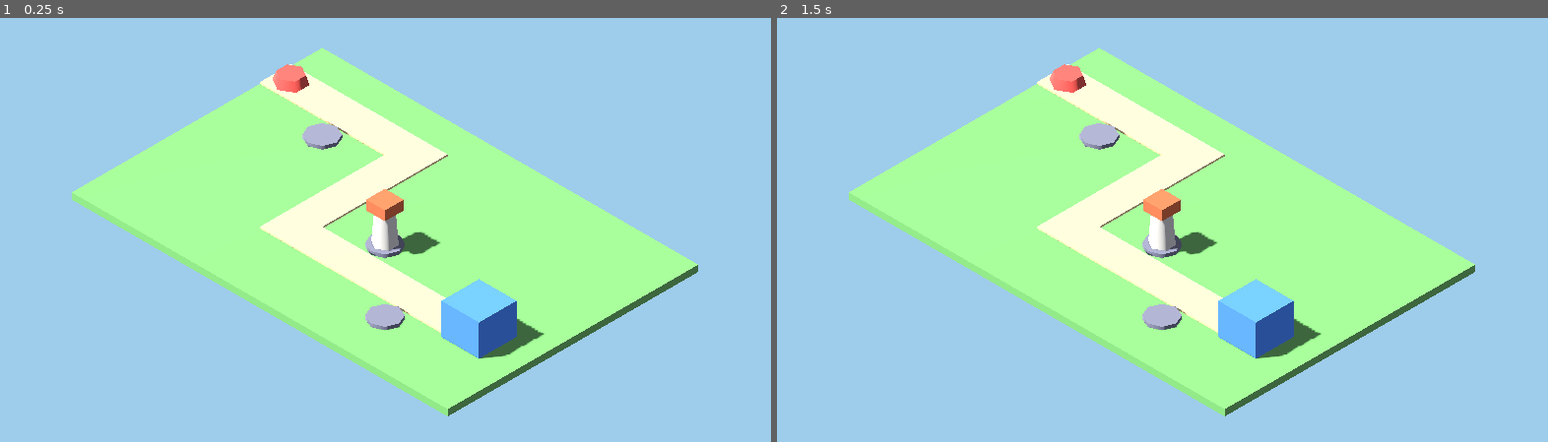
Above: before the commit, frames 1-2 (left to right).
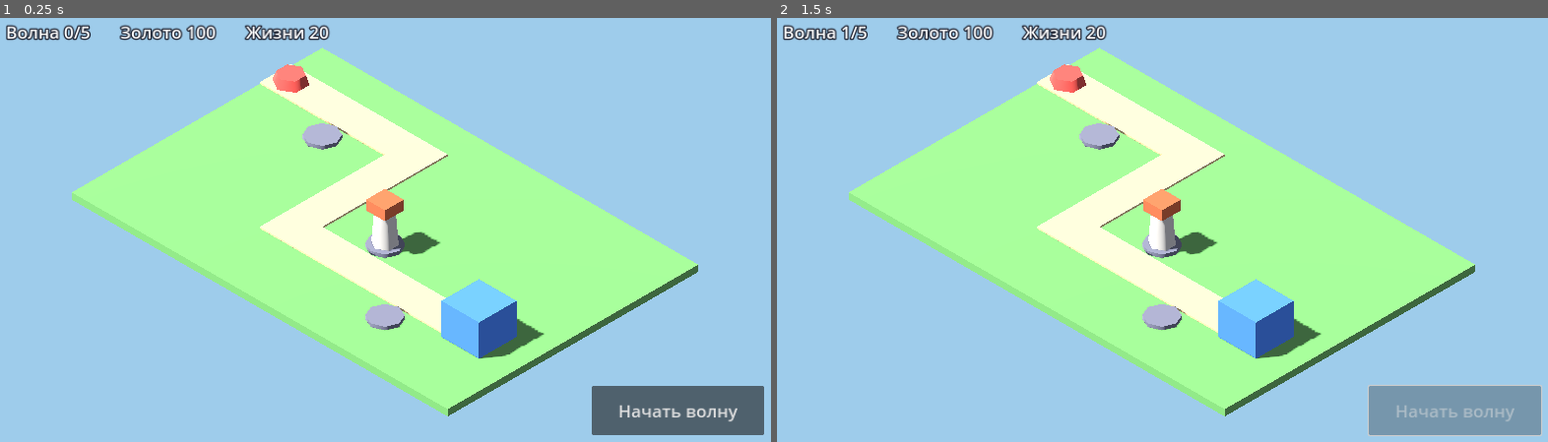
Above: after the commit, the same moments.

Repository: glebanya13/tinyguard
Game: Godot game, scene res://scenes/main.tscn
The game is run twice, just before and just after one commit, with the same random seed, the same clock (stepped at 60 frames per second) and the same inputs.
Inputs (mouse positions are in pixels of both pictures, inside the frame that each line leads up to):
- Up to frame 1 (0.25 s): no input
- Up to frame 2 (1.5 s): click (1455, 412) at 0.5 s, where only the run after the commit has a clickable "Начать волну"; tap Enter at 1.25 s

The runs differ from the first frame. In frame 1, 3.6% of the frame differs, in the area x 0-100%, y 1-99%; in frame 2, 3.7%.
Error after the commit: Cannot call method 'add_child' on a null value. (res://scripts/wave_manager.gd:88)

Commit message:
Add minimal tower defense loop: enemies, waves, tower, game state
- Enemy (PathFollow3D) walks Level/EnemyPath, has health and a
  billboard health bar, frees itself on death or on reaching the base.
- WaveManager spawns waves from a WaveConfig resource (count and health
  grow per wave) and refuses to start a wave while one is active.
- Placeholder tower targets the nearest enemy in range and fires homing
  projectiles that deal damage on hit.
- GameState tracks gold and lives; HUD shows wave, gold, lives and a
  start-wave button; main.gd wires the systems with signals.
- Docs: technical design and roadmap updated to the implementation.

Not yet run in Godot; verified with static checks only.

Co-Authored-By: Claude Opus 5.5 <noreply@anthropic.com>
Claude-Session: https://claude.ai/code/session_01Jn6C1T23zeB4fAt7EFLmDy

Diff:
--- /dev/null
+++ b/resources/waves_level_01.tres
@@ -0,0 +1,17 @@
+[gd_resource type="Resource" script_class="WaveConfig" load_steps=2 format=3]
+
+[ext_resource type="Script" path="res://scripts/wave_config.gd" id="1_wave_config"]
+
+[resource]
+script = ExtResource("1_wave_config")
+wave_count = 5
+first_wave_delay = 3.0
+time_between_waves = 5.0
+spawn_interval = 1.6
+base_enemy_count = 5
+enemy_count_step = 1
+base_enemy_health = 30.0
+enemy_health_growth = 1.2
+enemy_speed = 1.2
+enemy_reward = 5
+enemy_base_damage = 1
--- /dev/null
+++ b/scenes/enemy.tscn
@@ -0,0 +1,38 @@
+[gd_scene load_steps=6 format=3]
+
+[ext_resource type="Script" path="res://scripts/enemy.gd" id="1_enemy"]
+
+[sub_resource type="StandardMaterial3D" id="mat_enemy"]
+albedo_color = Color(0.84, 0.32, 0.28, 1)
+roughness = 0.9
+
+[sub_resource type="SphereMesh" id="mesh_body"]
+material = SubResource("mat_enemy")
+radius = 0.25
+height = 0.4
+radial_segments = 8
+rings = 4
+
+[sub_resource type="StandardMaterial3D" id="mat_health"]
+shading_mode = 0
+albedo_color = Color(0.42, 0.85, 0.36, 1)
+billboard_mode = 1
+billboard_keep_scale = true
+
+[sub_resource type="QuadMesh" id="mesh_health"]
+material = SubResource("mat_health")
+size = Vector2(0.6, 0.08)
+
+[node name="Enemy" type="PathFollow3D"]
+rotation_mode = 1
+loop = false
+script = ExtResource("1_enemy")
+
+[node name="Body" type="MeshInstance3D" parent="."]
+transform = Transform3D(1, 0, 0, 0, 1, 0, 0, 0, 1, 0, 0.2, 0)
+mesh = SubResource("mesh_body")
+
+[node name="HealthBar" type="MeshInstance3D" parent="."]
+transform = Transform3D(1, 0, 0, 0, 1, 0, 0, 0, 1, 0, 0.65, 0)
+cast_shadow = 0
+mesh = SubResource("mesh_health")
--- a/scenes/main.tscn
+++ b/scenes/main.tscn
@@ -1,6 +1,13 @@
-[gd_scene load_steps=19 format=3]
+[gd_scene load_steps=27 format=3]
 
 [ext_resource type="Script" path="res://scripts/main.gd" id="1_main"]
+[ext_resource type="Script" path="res://scripts/tower.gd" id="2_tower"]
+[ext_resource type="PackedScene" path="res://scenes/projectile.tscn" id="3_projectile"]
+[ext_resource type="Script" path="res://scripts/game_state.gd" id="4_game_state"]
+[ext_resource type="Script" path="res://scripts/wave_manager.gd" id="5_wave_manager"]
+[ext_resource type="Resource" path="res://resources/waves_level_01.tres" id="6_waves"]
+[ext_resource type="PackedScene" path="res://scenes/enemy.tscn" id="7_enemy"]
+[ext_resource type="PackedScene" path="res://ui/hud.tscn" id="8_hud"]
 
 [sub_resource type="Environment" id="env_main"]
 background_mode = 1
@@ -85,6 +92,13 @@
 material = SubResource("mat_roof")
 size = Vector3(0.6, 0.3, 0.6)
 
+[sub_resource type="Curve3D" id="curve_enemy_path"]
+_data = {
+"points": PackedVector3Array(0, 0, 0, 0, 0, 0, -5.5, 0.05, -2.5, 0, 0, 0, 0, 0, 0, -1.5, 0.05, -2.5, 0, 0, 0, 0, 0, 0, -1.5, 0.05, 1.5, 0, 0, 0, 0, 0, 0, 3.9, 0.05, 1.5),
+"tilts": PackedFloat32Array(0, 0, 0, 0)
+}
+point_count = 4
+
 [node name="Main" type="Node3D"]
 script = ExtResource("1_main")
 
@@ -144,6 +158,8 @@
 
 [node name="PlaceholderTower" type="Node3D" parent="Level"]
 transform = Transform3D(1, 0, 0, 0, 1, 0, 0, 0, 1, 0.5, 0.1, 0.5)
+script = ExtResource("2_tower")
+projectile_scene = ExtResource("3_projectile")
 
 [node name="Body" type="MeshInstance3D" parent="Level/PlaceholderTower"]
 transform = Transform3D(1, 0, 0, 0, 1, 0, 0, 0, 1, 0, 0.45, 0)
@@ -152,3 +168,17 @@
 [node name="Head" type="MeshInstance3D" parent="Level/PlaceholderTower"]
 transform = Transform3D(1, 0, 0, 0, 1, 0, 0, 0, 1, 0, 1.05, 0)
 mesh = SubResource("mesh_tower_head")
+
+[node name="EnemyPath" type="Path3D" parent="Level"]
+curve = SubResource("curve_enemy_path")
+
+[node name="GameState" type="Node" parent="."]
+script = ExtResource("4_game_state")
+
+[node name="WaveManager" type="Node" parent="."]
+script = ExtResource("5_wave_manager")
+config = ExtResource("6_waves")
+enemy_scene = ExtResource("7_enemy")
+enemy_path = NodePath("../Level/EnemyPath")
+
+[node name="HUD" parent="." instance=ExtResource("8_hud")]
--- /dev/null
+++ b/scenes/projectile.tscn
@@ -0,0 +1,21 @@
+[gd_scene load_steps=4 format=3]
+
+[ext_resource type="Script" path="res://scripts/projectile.gd" id="1_projectile"]
+
+[sub_resource type="StandardMaterial3D" id="mat_projectile"]
+shading_mode = 0
+albedo_color = Color(1, 0.86, 0.35, 1)
+
+[sub_resource type="SphereMesh" id="mesh_projectile"]
+material = SubResource("mat_projectile")
+radius = 0.08
+height = 0.16
+radial_segments = 6
+rings = 3
+
+[node name="Projectile" type="Node3D"]
+script = ExtResource("1_projectile")
+
+[node name="Mesh" type="MeshInstance3D" parent="."]
+cast_shadow = 0
+mesh = SubResource("mesh_projectile")
--- /dev/null
+++ b/scripts/enemy.gd
@@ -0,0 +1,63 @@
+class_name Enemy
+extends PathFollow3D
+## Walks along the parent Path3D towards the base. Reports death and
+## reaching the base through signals and frees itself in both cases.
+
+signal died(reward: int)
+signal reached_base(damage: int)
+
+const GROUP := &"enemies"
+## Progress ratio treated as "arrived" (avoids float equality at the end).
+const ARRIVAL_RATIO := 0.999
+## Height of the point projectiles aim at, relative to the path.
+const AIM_HEIGHT := 0.25
+
+@export var max_health: float = 30.0
+## Movement speed in metres per second along the path.
+@export var speed: float = 1.2
+@export var reward: int = 5
+@export var base_damage: int = 1
+
+var health: float = 0.0
+
+var _is_dead: bool = false
+
+@onready var _health_bar: MeshInstance3D = $HealthBar
+
+
+func _ready() -> void:
+	health = max_health
+	add_to_group(GROUP)
+
+
+func _process(delta: float) -> void:
+	if _is_dead:
+		return
+	progress += speed * delta
+	if progress_ratio >= ARRIVAL_RATIO:
+		_remove()
+		reached_base.emit(base_damage)
+
+
+func take_damage(amount: float) -> void:
+	if _is_dead:
+		return
+	health = maxf(health - amount, 0.0)
+	_health_bar.scale.x = health / max_health
+	if health <= 0.0:
+		_remove()
+		died.emit(reward)
+
+
+func is_alive() -> bool:
+	return not _is_dead
+
+
+func get_aim_point() -> Vector3:
+	return global_position + Vector3.UP * AIM_HEIGHT
+
+
+func _remove() -> void:
+	_is_dead = true
+	remove_from_group(GROUP)
+	queue_free()
--- /dev/null
+++ b/scripts/game_state.gd
@@ -0,0 +1,41 @@
+class_name GameState
+extends Node
+## Gold and lives of the current level. Emits signals on every change.
+
+signal gold_changed(gold: int)
+signal lives_changed(lives: int)
+signal defeated
+
+@export var starting_gold: int = 100
+@export var starting_lives: int = 20
+
+var gold: int = 0
+var lives: int = 0
+var is_defeated: bool = false
+
+
+func _ready() -> void:
+	reset()
+
+
+func reset() -> void:
+	gold = starting_gold
+	lives = starting_lives
+	is_defeated = false
+	gold_changed.emit(gold)
+	lives_changed.emit(lives)
+
+
+func add_gold(amount: int) -> void:
+	gold += amount
+	gold_changed.emit(gold)
+
+
+func lose_lives(amount: int) -> void:
+	if is_defeated:
+		return
+	lives = maxi(lives - amount, 0)
+	lives_changed.emit(lives)
+	if lives == 0:
+		is_defeated = true
+		defeated.emit()
--- /dev/null
+++ b/scripts/hud.gd
@@ -0,0 +1,37 @@
+class_name Hud
+extends CanvasLayer
+## Wave, gold and lives readouts plus the "start wave" button.
+
+signal start_wave_pressed
+
+@onready var _wave_label: Label = $TopBar/WaveLabel
+@onready var _gold_label: Label = $TopBar/GoldLabel
+@onready var _lives_label: Label = $TopBar/LivesLabel
+@onready var _start_button: Button = $StartWaveButton
+@onready var _message_label: Label = $MessageLabel
+
+
+func _ready() -> void:
+	_start_button.pressed.connect(start_wave_pressed.emit)
+	_message_label.hide()
+
+
+func set_wave(wave: int, total: int) -> void:
+	_wave_label.text = "Волна %d/%d" % [wave, total]
+
+
+func set_gold(gold: int) -> void:
+	_gold_label.text = "Золото %d" % gold
+
+
+func set_lives(lives: int) -> void:
+	_lives_label.text = "Жизни %d" % lives
+
+
+func set_start_enabled(enabled: bool) -> void:
+	_start_button.disabled = not enabled
+
+
+func show_message(text: String) -> void:
+	_message_label.text = text
+	_message_label.show()
--- a/scripts/main.gd
+++ b/scripts/main.gd
@@ -1,7 +1,49 @@
 extends Node3D
-## Root of the starter scene. Holds no game logic yet: the map is static
-## primitives so the project opens and renders without external assets.
+## Root of the level: wires game systems together through their signals.
+
+@onready var _game_state: GameState = $GameState
+@onready var _wave_manager: WaveManager = $WaveManager
+@onready var _hud: Hud = $HUD
 
 
 func _ready() -> void:
-	print("Tinyguard: main scene ready")
+	_game_state.gold_changed.connect(_hud.set_gold)
+	_game_state.lives_changed.connect(_hud.set_lives)
+	_game_state.defeated.connect(_on_defeated)
+
+	_wave_manager.enemy_killed.connect(_game_state.add_gold)
+	_wave_manager.enemy_reached_base.connect(_game_state.lose_lives)
+	_wave_manager.wave_started.connect(_on_wave_started)
+	_wave_manager.wave_cleared.connect(_on_wave_cleared)
+	_wave_manager.all_waves_cleared.connect(_on_all_waves_cleared)
+
+	_hud.start_wave_pressed.connect(_wave_manager.start_next_wave)
+
+	# GameState emitted its initial values before these connections existed.
+	_hud.set_gold(_game_state.gold)
+	_hud.set_lives(_game_state.lives)
+	_hud.set_wave(0, _wave_manager.get_total_waves())
+	_wave_manager.schedule_next_wave(_wave_manager.config.first_wave_delay)
+
+
+func _on_wave_started(wave: int, total: int) -> void:
+	_hud.set_wave(wave, total)
+	_hud.set_start_enabled(false)
+
+
+func _on_wave_cleared(_wave: int) -> void:
+	_hud.set_start_enabled(_wave_manager.has_next_wave())
+
+
+func _on_all_waves_cleared() -> void:
+	if _game_state.is_defeated:
+		return
+	_hud.show_message("Победа!")
+	get_tree().paused = true
+
+
+func _on_defeated() -> void:
+	_wave_manager.stop()
+	_hud.set_start_enabled(false)
+	_hud.show_message("Поражение")
+	get_tree().paused = true
--- /dev/null
+++ b/scripts/projectile.gd
@@ -0,0 +1,28 @@
+class_name Projectile
+extends Node3D
+## Homing projectile: flies towards its target and deals damage on arrival.
+## Disappears if the target dies or leaves the tree before the hit.
+
+@export var speed: float = 10.0
+@export var hit_distance: float = 0.15
+
+var _target: Enemy = null
+var _damage: float = 0.0
+
+
+func launch(target: Enemy, damage: float) -> void:
+	_target = target
+	_damage = damage
+
+
+func _process(delta: float) -> void:
+	if not is_instance_valid(_target) or not _target.is_alive():
+		queue_free()
+		return
+	var to_target: Vector3 = _target.get_aim_point() - global_position
+	var step: float = speed * delta
+	if to_target.length() <= maxf(step, hit_distance):
+		_target.take_damage(_damage)
+		queue_free()
+		return
+	global_position += to_target.normalized() * step
--- /dev/null
+++ b/scripts/tower.gd
@@ -0,0 +1,53 @@
+class_name Tower
+extends Node3D
+## Shoots projectiles at the nearest enemy within range.
+
+@export var projectile_scene: PackedScene
+## Attack radius in metres, measured on the ground plane.
+@export var range_m: float = 3.0
+## Seconds between shots.
+@export var fire_interval: float = 0.5
+@export var damage: float = 12.0
+## Height above the tower origin where projectiles appear.
+@export var muzzle_height: float = 1.1
+
+var _cooldown: float = 0.0
+
+
+func _process(delta: float) -> void:
+	_cooldown = maxf(_cooldown - delta, 0.0)
+	if _cooldown > 0.0:
+		return
+	var target: Enemy = find_nearest_enemy()
+	if target == null:
+		return
+	_shoot(target)
+	_cooldown = fire_interval
+
+
+func find_nearest_enemy() -> Enemy:
+	var nearest: Enemy = null
+	var nearest_dist_sq: float = range_m * range_m
+	for node: Node in get_tree().get_nodes_in_group(Enemy.GROUP):
+		var enemy := node as Enemy
+		if enemy == null or not enemy.is_alive():
+			continue
+		var offset: Vector3 = enemy.global_position - global_position
+		offset.y = 0.0
+		var dist_sq: float = offset.length_squared()
+		if dist_sq <= nearest_dist_sq:
+			nearest_dist_sq = dist_sq
+			nearest = enemy
+	return nearest
+
+
+func _shoot(target: Enemy) -> void:
+	if projectile_scene == null:
+		push_warning("Tower: projectile_scene is not set")
+		return
+	var projectile := projectile_scene.instantiate() as Projectile
+	# top_level keeps the projectile in world space, independent of the tower.
+	projectile.top_level = true
+	add_child(projectile)
+	projectile.global_position = global_position + Vector3.UP * muzzle_height
+	projectile.launch(target, damage)
--- /dev/null
+++ b/scripts/wave_config.gd
@@ -0,0 +1,30 @@
+class_name WaveConfig
+extends Resource
+## Wave balance data. Wave numbers are 1-based; every next wave adds enemies
+## and multiplies their health.
+
+@export var wave_count: int = 5
+@export var first_wave_delay: float = 3.0
+@export var time_between_waves: float = 5.0
+## Seconds between two enemies of the same wave.
+@export var spawn_interval: float = 1.6
+
+@export_group("Enemy count")
+@export var base_enemy_count: int = 5
+@export var enemy_count_step: int = 1
+
+@export_group("Enemy stats")
+@export var base_enemy_health: float = 30.0
+## Health multiplier applied once per wave after the first.
+@export var enemy_health_growth: float = 1.2
+@export var enemy_speed: float = 1.2
+@export var enemy_reward: int = 5
+@export var enemy_base_damage: int = 1
+
+
+func get_enemy_count(wave: int) -> int:
+	return base_enemy_count + enemy_count_step * (wave - 1)
+
+
+func get_enemy_health(wave: int) -> float:
+	return base_enemy_health * pow(enemy_health_growth, wave - 1)
--- /dev/null
+++ b/scripts/wave_manager.gd
@@ -0,0 +1,124 @@
+class_name WaveManager
+extends Node
+## Spawns enemies wave by wave onto enemy_path using a WaveConfig.
+## Only one wave can be active at a time.
+
+signal wave_started(wave: int, total: int)
+signal wave_cleared(wave: int)
+signal all_waves_cleared
+signal enemy_killed(reward: int)
+signal enemy_reached_base(damage: int)
+
+@export var config: WaveConfig
+@export var enemy_scene: PackedScene
+@export var enemy_path: Path3D
+## Start the next wave automatically after time_between_waves.
+@export var auto_continue: bool = true
+
+var current_wave: int = 0
+
+var _wave_active: bool = false
+var _stopped: bool = false
+var _left_to_spawn: int = 0
+var _alive: int = 0
+var _wave_health: float = 0.0
+var _spawn_timer: Timer
+var _next_wave_timer: Timer
+
+
+func _ready() -> void:
+	_spawn_timer = Timer.new()
+	_spawn_timer.timeout.connect(_on_spawn_timer_timeout)
+	add_child(_spawn_timer)
+	_next_wave_timer = Timer.new()
+	_next_wave_timer.one_shot = true
+	_next_wave_timer.timeout.connect(start_next_wave)
+	add_child(_next_wave_timer)
+
+
+func get_total_waves() -> int:
+	return config.wave_count
+
+
+func is_wave_active() -> bool:
+	return _wave_active
+
+
+func has_next_wave() -> bool:
+	return not _stopped and current_wave < config.wave_count
+
+
+## Starts the next wave after delay seconds unless one starts earlier.
+func schedule_next_wave(delay: float) -> void:
+	if has_next_wave() and not _wave_active:
+		_next_wave_timer.start(delay)
+
+
+## Returns false if a wave is already running or none are left.
+func start_next_wave() -> bool:
+	if _wave_active or not has_next_wave():
+		return false
+	_next_wave_timer.stop()
+	current_wave += 1
+	_wave_active = true
+	_left_to_spawn = config.get_enemy_count(current_wave)
+	_wave_health = config.get_enemy_health(current_wave)
+	wave_started.emit(current_wave, config.wave_count)
+	_spawn_enemy()
+	if _left_to_spawn > 0:
+		_spawn_timer.start(config.spawn_interval)
+	return true
+
+
+## Stops spawning for good, e.g. after defeat.
+func stop() -> void:
+	_stopped = true
+	_spawn_timer.stop()
+	_next_wave_timer.stop()
+
+
+func _spawn_enemy() -> void:
+	var enemy := enemy_scene.instantiate() as Enemy
+	enemy.max_health = _wave_health
+	enemy.speed = config.enemy_speed
+	enemy.reward = config.enemy_reward
+	enemy.base_damage = config.enemy_base_damage
+	enemy.died.connect(_on_enemy_died)
+	enemy.reached_base.connect(_on_enemy_reached_base)
+	enemy_path.add_child(enemy)
+	_left_to_spawn -= 1
+	_alive += 1
+
+
+func _on_spawn_timer_timeout() -> void:
+	if _stopped or _left_to_spawn <= 0:
+		_spawn_timer.stop()
+		return
+	_spawn_enemy()
+	if _left_to_spawn <= 0:
+		_spawn_timer.stop()
+
+
+func _on_enemy_died(reward: int) -> void:
+	_alive -= 1
+	enemy_killed.emit(reward)
+	_check_wave_end()
+
+
+func _on_enemy_reached_base(damage: int) -> void:
+	_alive -= 1
+	enemy_reached_base.emit(damage)
+	_check_wave_end()
+
+
+func _check_wave_end() -> void:
+	if not _wave_active or _left_to_spawn > 0 or _alive > 0:
+		return
+	_wave_active = false
+	wave_cleared.emit(current_wave)
+	if _stopped:
+		return
+	if current_wave >= config.wave_count:
+		all_waves_cleared.emit()
+	elif auto_continue:
+		schedule_next_wave(config.time_between_waves)
--- /dev/null
+++ b/ui/hud.tscn
@@ -0,0 +1,61 @@
+[gd_scene load_steps=2 format=3]
+
+[ext_resource type="Script" path="res://scripts/hud.gd" id="1_hud"]
+
+[node name="HUD" type="CanvasLayer"]
+script = ExtResource("1_hud")
+
+[node name="TopBar" type="HBoxContainer" parent="."]
+anchor_right = 1.0
+offset_left = 24.0
+offset_top = 16.0
+offset_right = -24.0
+offset_bottom = 64.0
+grow_horizontal = 2
+theme_override_constants/separation = 48
+
+[node name="WaveLabel" type="Label" parent="TopBar"]
+layout_mode = 2
+theme_override_colors/font_outline_color = Color(0.1, 0.12, 0.18, 1)
+theme_override_constants/outline_size = 8
+theme_override_font_sizes/font_size = 28
+text = "Волна 0/0"
+
+[node name="GoldLabel" type="Label" parent="TopBar"]
+layout_mode = 2
+theme_override_colors/font_outline_color = Color(0.1, 0.12, 0.18, 1)
+theme_override_constants/outline_size = 8
+theme_override_font_sizes/font_size = 28
+text = "Золото 0"
+
+[node name="LivesLabel" type="Label" parent="TopBar"]
+layout_mode = 2
+theme_override_colors/font_outline_color = Color(0.1, 0.12, 0.18, 1)
+theme_override_constants/outline_size = 8
+theme_override_font_sizes/font_size = 28
+text = "Жизни 0"
+
+[node name="StartWaveButton" type="Button" parent="."]
+anchor_left = 1.0
+anchor_top = 1.0
+anchor_right = 1.0
+anchor_bottom = 1.0
+offset_left = -304.0
+offset_top = -104.0
+offset_right = -24.0
+offset_bottom = -24.0
+grow_horizontal = 0
+grow_vertical = 0
+theme_override_font_sizes/font_size = 28
+text = "Начать волну"
+
+[node name="MessageLabel" type="Label" parent="."]
+anchor_right = 1.0
+anchor_bottom = 1.0
+grow_horizontal = 2
+grow_vertical = 2
+theme_override_colors/font_outline_color = Color(0.1, 0.12, 0.18, 1)
+theme_override_constants/outline_size = 12
+theme_override_font_sizes/font_size = 64
+horizontal_alignment = 1
+vertical_alignment = 1
Not shown, changed: docs/ROADMAP.md
Not shown, changed: docs/TECHNICAL_DESIGN.md
